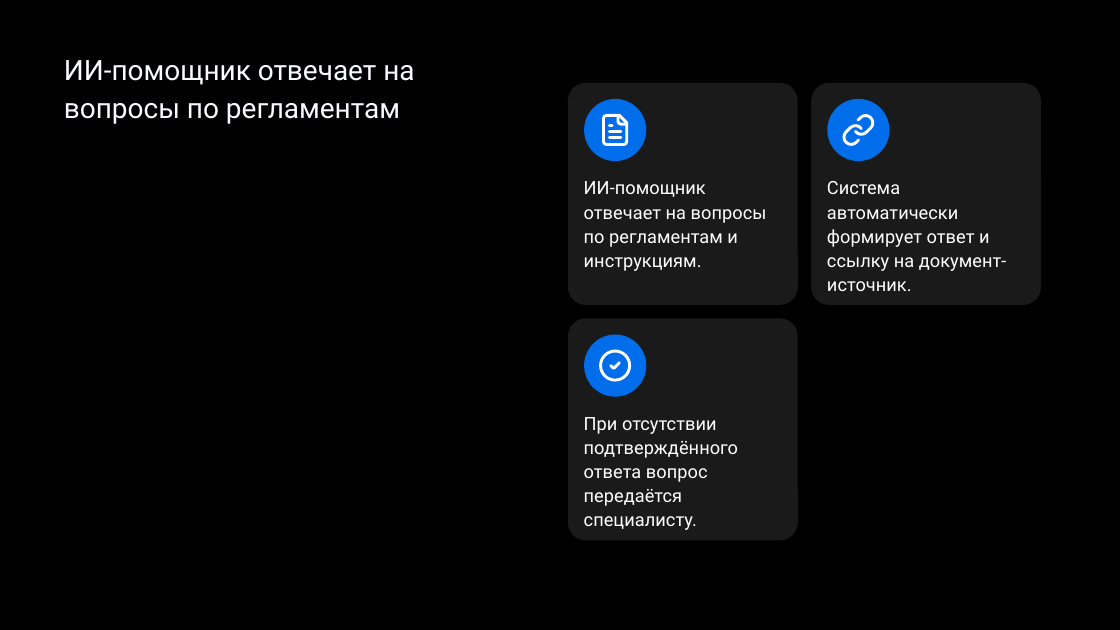
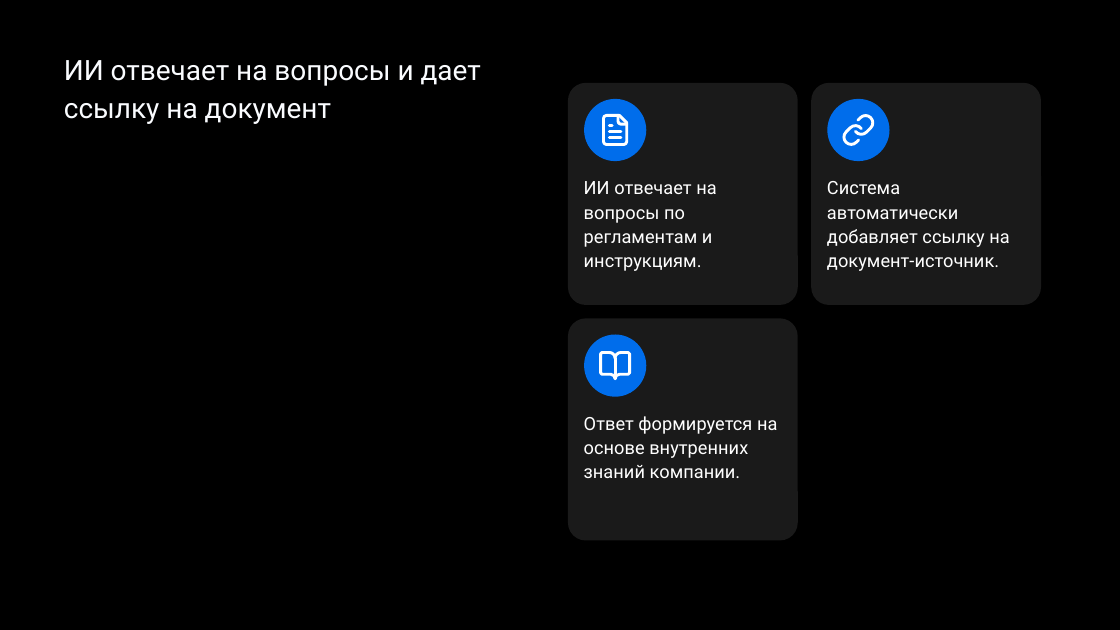
Before and after one commit to temurysega/lct_vk, a slide deck: slide 5 of deliverables/vk-tech-balanced.pptx. Drawn at 1120x630 pixels with LibreOffice and Linux fonts; fonts in the diff are those of the drawing; background and template pictures are left out. Boxes give left, top, right and bottom in pixels: in the first picture for what was removed or moved away, otherwise in the second. Text is boxed around its words. In the diff, an @@ line names an element or a change of style, - is before the commit and + after.

```diff
--- a/deliverables/vk-tech-balanced.pptx
+++ b/deliverables/vk-tech-balanced.pptx
@@ title at (x1=64, y1=60, x2=481, y2=124): text changed @@
-ИИ-помощник отвечает на вопросы по регламентам
+ИИ отвечает на вопросы и дает ссылку на документ
@@ text at (x1=584, y1=181, x2=716, y2=271): text changed @@
-ИИ-помощник отвечает на вопросы по регламентам и инструкциям.
+ИИ отвечает на вопросы по регламентам и инструкциям.
@@ text at (x1=827, y1=181, x2=1009, y2=271): text changed @@
-Система автоматически формирует ответ и ссылку на документ-источник.
+Система автоматически добавляет ссылку на документ-источник.
@@ freeform shape at (x1=598, y1=348, x2=633, y2=383): outline redrawn @@
@@ text at (x1=584, y1=416, x2=777, y2=478): text changed @@
-При отсутствии подтверждённого ответа вопрос передаётся специалисту.
+Ответ формируется на основе внутренних знаний компании.
```
Also in this commit, not shown: 6 other slides changed, 5 slides added, 5 slides removed, 39 other files.
